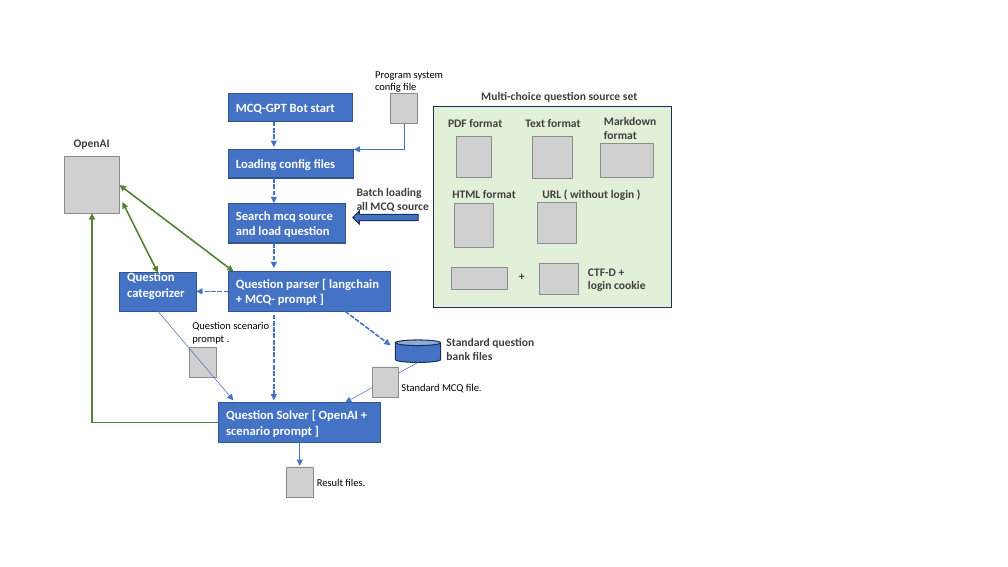
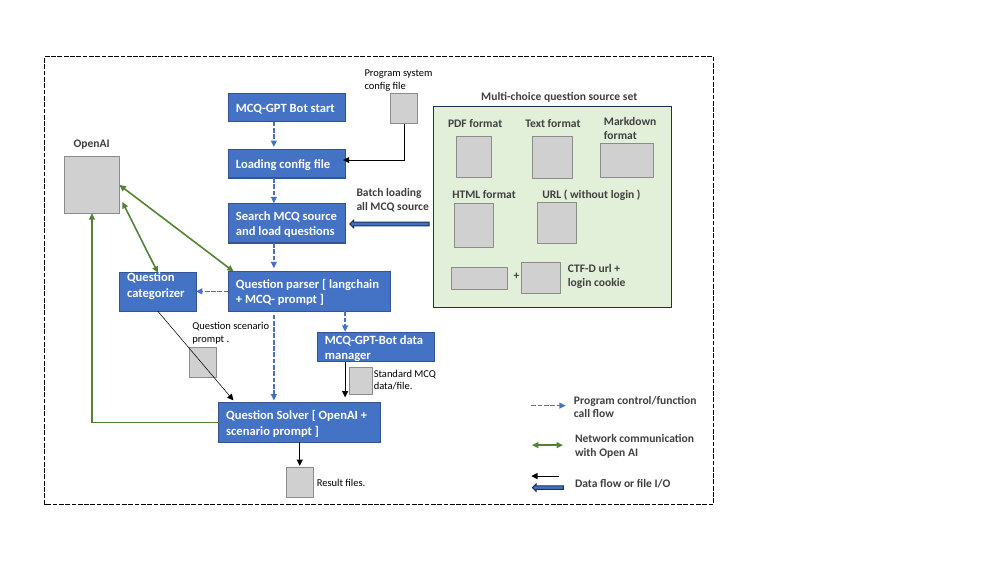
Before and after one commit to LiuYuancheng/MCQ-GPT-Bot, a slide deck: slide 1 of doc/designDoc.pptx. Drawn at 1008x567 pixels with LibreOffice and Linux fonts; fonts in the diff are those of the drawing; grey boxes stand for pictures. Boxes give left, top, right and bottom in pixels: in the first picture for what was removed or moved away, otherwise in the second. Text is boxed around its words. In the diff, an @@ line names an element or a change of style, - is before the commit and + after.

```diff
--- a/doc/designDoc.pptx
+++ b/doc/designDoc.pptx
@@ rectangle added at (x1=45, y1=57, x2=714, y2=504), outline #000000 1.5 pt dashed @@
@@ text "Program system config file" moved from (x1=375, y1=71, x2=443, y2=94) to (x1=365, y1=69, x2=432, y2=91) @@
@@ rectangle "MCQ-GPT Bot start" resized from (x1=228, y1=93, x2=352, y2=122) to (x1=228, y1=93, x2=345, y2=122) @@
@@ elbow arrow moved from (404, 124) - (354, 150) to (404, 124) - (343, 160) @@
@@ elbow arrow (404, 124) - (343, 160): stroke #4472C4 0.5 pt to #000000 0.5 pt @@
@@ rectangle "Loading config file" resized from (x1=228, y1=150, x2=354, y2=178) to (x1=228, y1=150, x2=345, y2=178) @@
@@ text in rectangle at (x1=236, y1=159, x2=330, y2=170): text changed @@
-Loading config files
+Loading config file
@@ text in rectangle at (x1=236, y1=211, x2=337, y2=237): text changed @@
-Search mcq source and load question
+Search MCQ source and load questions
@@ left arrow resized from (x1=353, y1=211, x2=418, y2=224) to (x1=350, y1=220, x2=430, y2=228) @@
@@ text "+" moved from (x1=512, y1=265, x2=542, y2=287) to (x1=507, y1=265, x2=537, y2=287) @@
@@ picture moved from (x1=540, y1=263, x2=578, y2=294) to (x1=522, y1=262, x2=560, y2=293) @@
@@ text at (x1=568, y1=264, x2=625, y2=288): text changed @@
-CTF-D + login cookie
+CTF-D url + login cookie
@@ arrow (158, 312) - (234, 401): stroke #4472C4 0.5 pt to #000000 0.5 pt @@
@@ arrow moved from (346, 312) - (390, 346) to (346, 312) - (346, 332) @@
@@ rectangle added at (x1=318, y1=333, x2=434, y2=361), fill #4472C4, outline #325491 1 pt, 12 pt, text #FFFFFF, bold @@
+MCQ-GPT-Bot data manager
@@ cylinder removed at (x1=395, y1=340, x2=441, y2=363) @@
@@ text removed at (x1=446, y1=338, x2=534, y2=360) @@
-Standard question bank files
@@ arrow moved from (418, 362) - (346, 402) to (346, 361) - (346, 398) @@
@@ arrow (346, 361) - (346, 398): stroke #4472C4 0.5 pt to #000000 0.5 pt @@
@@ picture resized from (x1=372, y1=367, x2=399, y2=398) to (x1=349, y1=368, x2=372, y2=394) @@
@@ text at (x1=374, y1=369, x2=435, y2=390): text changed @@
-Standard MCQ file.
+Standard MCQ data/file.
@@ arrow added from (532, 406) to (566, 406), #4472C4 1.5 pt dashed @@
@@ text added at (x1=574, y1=396, x2=696, y2=417), 11 pt, text #404040, bold @@
+Program control/function call flow
@@ arrow (299, 442) - (299, 466): stroke #4472C4 0.5 pt to #000000 0.5 pt @@
@@ double arrow added from (532, 445) to (563, 445), #548235 1.5 pt @@
@@ text added at (x1=575, y1=434, x2=694, y2=458), 11 pt, text #404040, bold @@
+Network communication with Open AI
@@ arrow added from (560, 476) to (532, 476), #000000 0.5 pt @@
@@ text added at (x1=575, y1=479, x2=671, y2=488), 11 pt, text #404040, bold @@
+Data flow or file I/O
@@ left arrow added at (x1=532, y1=484, x2=563, y2=491), fill #4472C4, outline #1E3256 1 pt @@
```
Also in this commit, not shown: 1 slide added, 4 other files.
